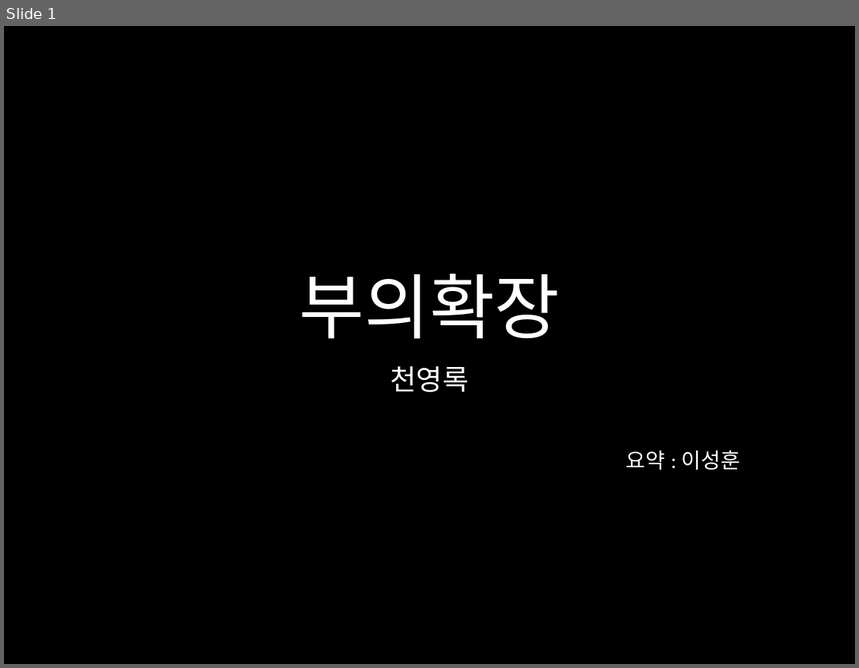
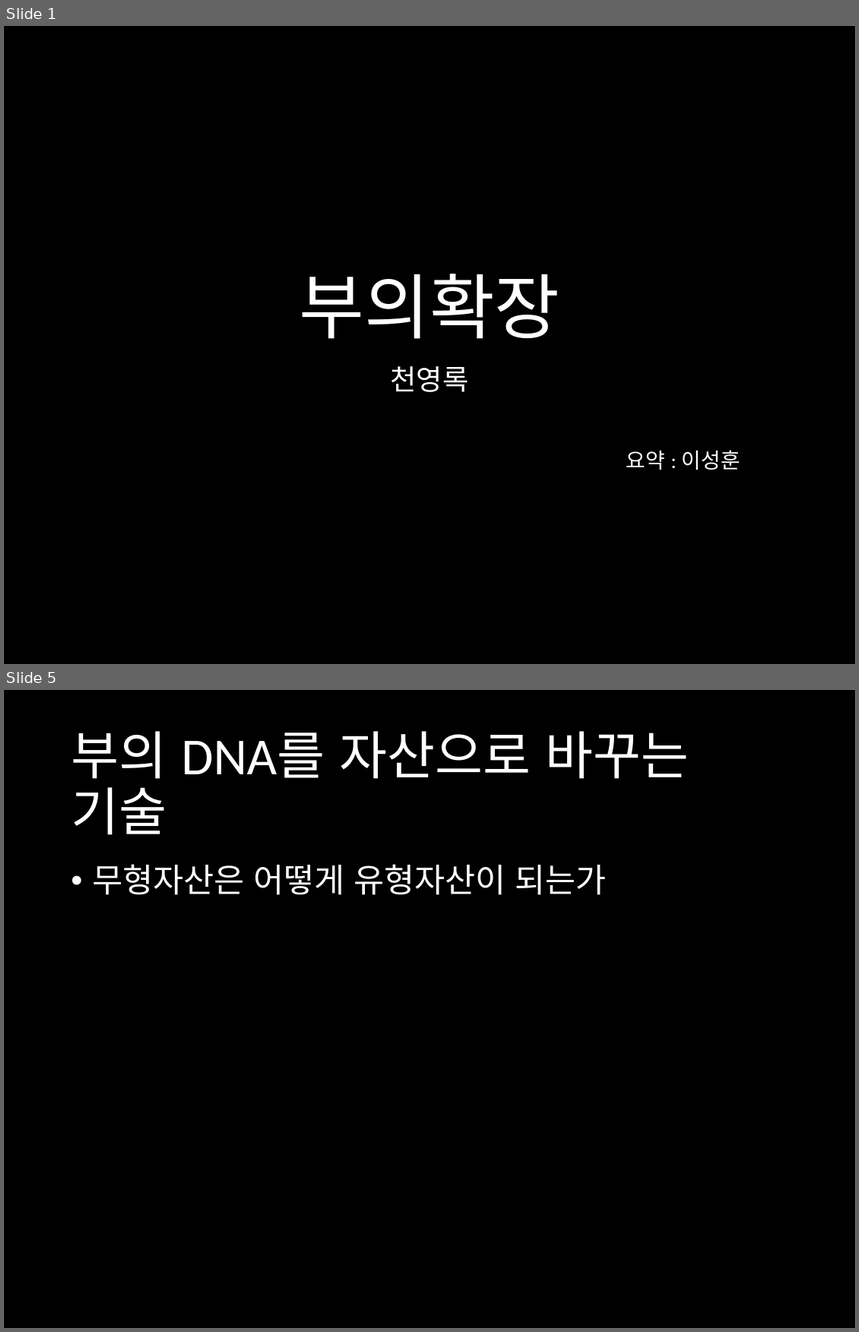
Before and after one commit to harrisleesh/Review, a slide deck: 부의확장.pptx. Shown one above the other, each under a label of ours: slide 1 before the commit, slides 1 and 5 after it; the slides between them are not shown. The pictures are 859x668 and 859x1332 pixels, drawn with LibreOffice and Linux fonts; fonts in the diff are those of the drawing. Boxes give left, top, right and bottom in pixels: in the first picture for what was removed or moved away, otherwise in the second. Text is boxed around its words. In the diff, an @@ line names an element or a change of style, - is before the commit and + after.

Commit message:
Second commit
부의 확장 Contents
무형자산과 유형자산

```diff
--- a/부의확장.pptx
+++ b/부의확장.pptx
@@ slide 5 added at (4,690,855,1328), background #000000 @@
@@ title added at (71,731,690,835), 44 pt, text #FFFFFF @@
+부의 DNA를 자산으로 바꾸는 기술
@@ text added at (92,864,607,895), 28 pt, text #FFFFFF @@
+• 무형자산은 어떻게 유형자산이 되는가
```
Also in this commit, not shown: 5 other slides added.
